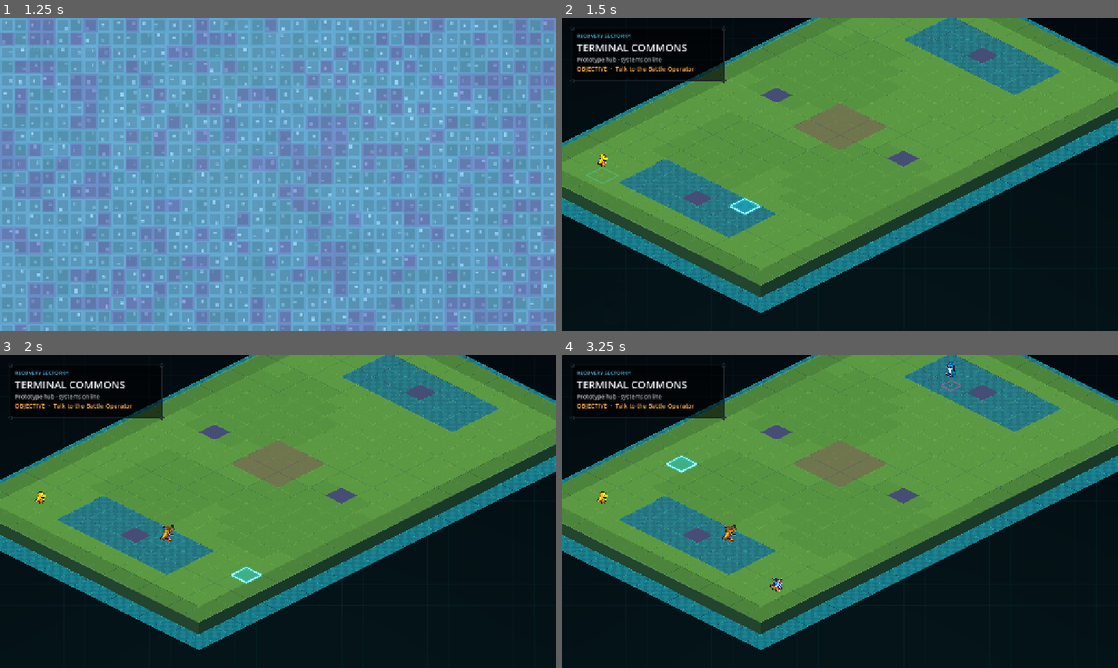
Above: before the commit, frames 1-4 (two rows, left to right).
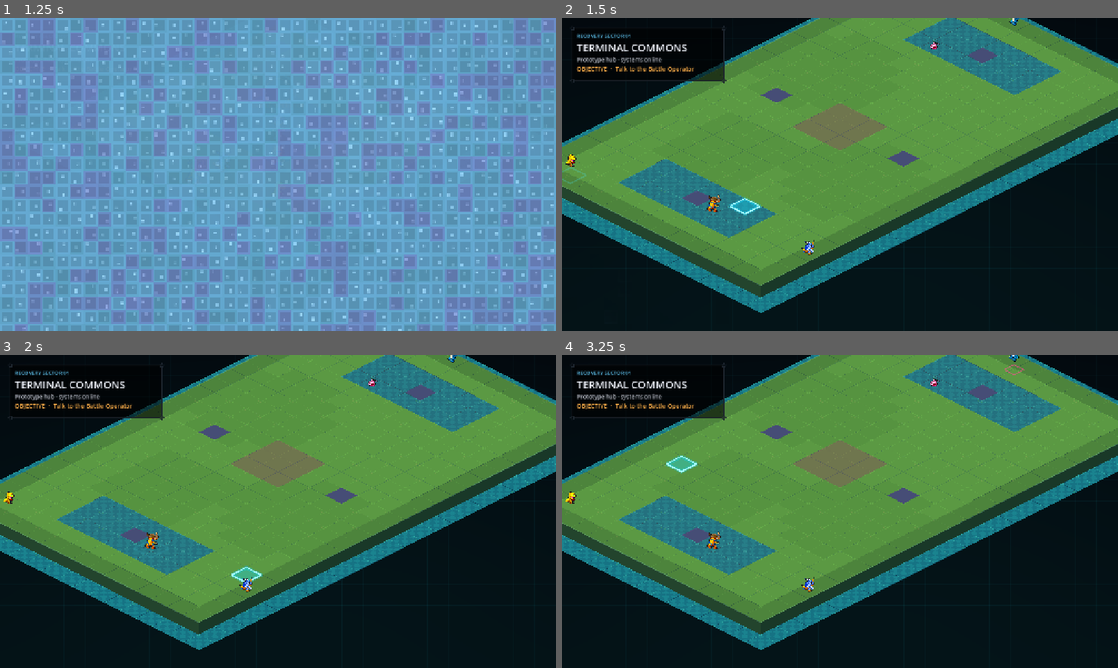
Above: after the commit, the same moments.

Repository: EwertonMendes/DigiGame
Game: Godot game, scene res://scenes/world/hub.tscn
Same seed, same stepped clock (60 frames per second), same inputs: the game is played once before the commit and once after it.
Inputs (mouse positions are in pixels of both pictures, inside the frame that each line leads up to):
- Up to frame 1 (1.25 s): tap Enter (ui_accept) at 0.5, 0.77 s; move the mouse to (400, 158) at 0.52 s; hold Right (ui_right) from 0.53 s (still down); tap Mouse wheel down (wheel_down) at 0.6 s; click (400, 158) at 0.67 s
- Up to frame 2 (1.5 s): release Right (ui_right) at 1.25 s; drag from (728, 190) to (812, 237) at 1.27 s
- Up to frame 3 (2 s): no input
- Up to frame 4 (3.25 s): move the mouse to (895, 442) at 2.02 s; hold Right (ui_right) 2.03-2.75 s; tap Backspace at 2.1 s; tap Enter (ui_accept) at 2.75 s; drag from (812, 574) to (673, 464) at 2.77 s

Frame 1 is identical in both runs. In frame 2, 0.4% of the frame differs, in the area x 0-83%, y 0-76%; in frame 3, 0.4%; in frame 4, 0.6%, in the area x 0-84%, y 0-76%.
Error in both runs: Invalid assignment of property or key 'explosiveness_ratio' with value of type 'float' on a base object of type 'CPUParticles2D'. (res://src/battle/DigimonBatt…

Commit message:
perf(battle): prepare Digimon runtime off-tree

Diff:
--- a/src/DigimonRuntimeController.gd
+++ b/src/DigimonRuntimeController.gd
@@ -4,6 +4,7 @@
 
 const DatabaseScript = preload("res://src/digimon/DigimonDatabase.gd")
 const FactoryScript = preload("res://src/digimon/DigimonFactory.gd")
+const PLAYER_SCENE = preload("res://scenes/player.tscn")
 const BATTLE_SPRITE_SCALE := Vector2(1.0, 1.0)
 
 # Temporary encounter/bootstrap data. These descriptors already use the same
@@ -26,12 +27,25 @@
 var _database = DatabaseScript.new()
 var _factory = null
 var _encounter_rng := RandomNumberGenerator.new()
+var _runtime_prepared := false
 
 
 func _ready() -> void:
+	_ensure_runtime_prepared()
+
+
+func prepare_transition_offtree() -> void:
+	_ensure_runtime_prepared()
+
+
+func _ensure_runtime_prepared() -> void:
+	if _runtime_prepared:
+		return
+	_runtime_prepared = true
 	_encounter_rng.randomize()
 	if not _database.load_default():
 		push_error("Could not initialize Digimon species database")
+		_runtime_prepared = false
 		return
 	_factory = FactoryScript.new(_database)
 	_spawn_demo_rosters()
@@ -100,11 +114,10 @@
 
 
 func create_digimon_actor() -> CharacterBody2D:
-	var player_scene := load("res://scenes/player.tscn") as PackedScene
-	if player_scene == null:
+	if PLAYER_SCENE == null:
 		push_error("Could not load Digimon battle actor scene")
 		return null
-	return player_scene.instantiate() as CharacterBody2D
+	return PLAYER_SCENE.instantiate() as CharacterBody2D
 
 
 func _set_actor_graphics(digimon_name: String, digimon_resource: Digimon, actor: CharacterBody2D, player_controlled: bool, instance_id: String) -> void:
